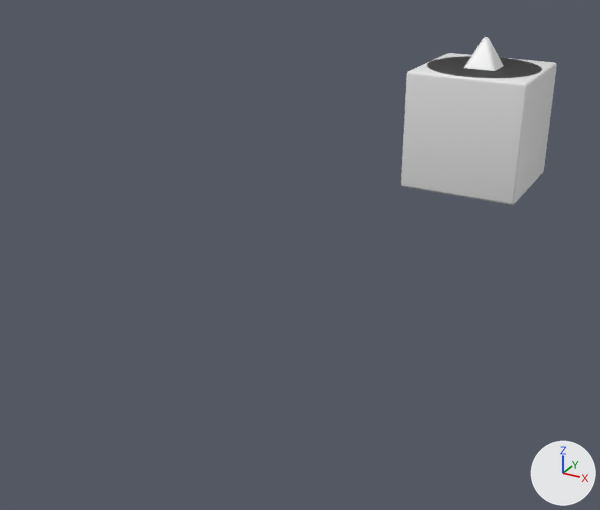
The Blender file resources/Figures.blend, before and after one commit.
One viewpoint serves both versions: a 50 mm lens placed at (2.05, -6.94, 1.86), pointed at (-0.32, -2.63, -0.29). The axes (+X, +Y, +Z) are drawn at lower right. The lights are the same throughout.

The older version as bpy lines, for what is in view:
```python
me_cube = bpy.data.meshes.new('Cube')
me_cube.from_pydata(...)  # 96 vertices, 98 faces; spans x -1.0..1.0, y -1.0..1.0, z -1.0..1.0
me_cube.polygons.foreach_set('use_smooth', [True] * 98)
me_cylinder = bpy.data.meshes.new('Cylinder')
me_cylinder.from_pydata(...)  # 256 vertices, 226 faces; spans x -1.0..1.0, y -1.0..1.0, z -1.0..1.0
me_cylinder.polygons.foreach_set('use_smooth', [True] * 226)
me_pyramid = bpy.data.meshes.new('Pyramid')
me_pyramid.from_pydata(...)  # 64 vertices, 66 faces; spans x -0.98..0.98, y -0.98..0.98, z -0.49..1.43
me_pyramid.polygons.foreach_set('use_smooth', [True] * 66)
me_pyramid.materials.append(mat_material)  # white #e7e7e7
ob_cube = bpy.data.objects.new('Cube', me_cube)
ob_cube.location = (0.0, 0.0, 0.0)
ob_cube.scale = (0.5, 0.5, 0.5)
ob_cylinder = bpy.data.objects.new('Cylinder', me_cylinder)
ob_cylinder.location = (0.0, 0.0, 0.0)
ob_cylinder.scale = (0.5, 0.5, 0.5)
ob_pyramid = bpy.data.objects.new('Pyramid', me_pyramid)
ob_pyramid.location = (0.0, 0.0, 0.0)
ob_pyramid.scale = (0.509, 0.509, 0.521)
```
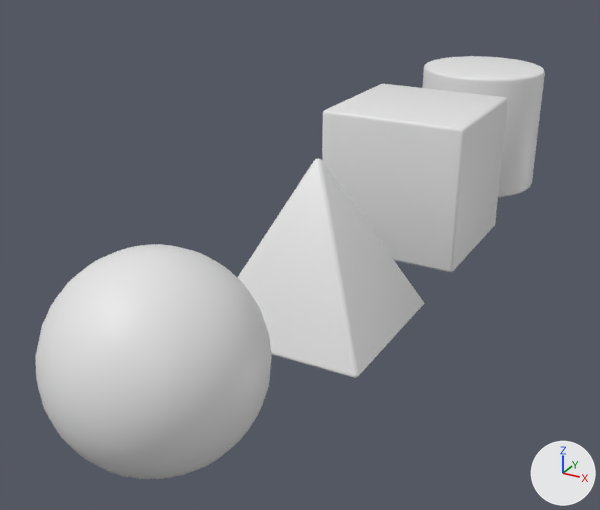
The newer file is also turned or shifted as a whole; pictures and numbers use the older file's frame.

Where the change shows, as pixel boxes [x1, y1, x2, y2] in the pictures (600 x 510 px):
'Sphere', added: after [36, 244, 272, 479]
'Cube', mesh moved: before [401, 53, 557, 205]; after [322, 84, 508, 272]
'Pyramid', mesh moved: before [402, 37, 504, 159]; after [238, 158, 424, 378]
'Cylinder', unchanged, uncovered by the edit: before [427, 56, 542, 78]; after [423, 56, 545, 197]

The change, as a diff of the scene's bpy script:
```diff
--- a/resources/Figures.blend.py
+++ b/resources/Figures.blend.py
@@ me_cube @@
 me_cube.from_pydata(...)  # 96 vertices, 98 faces; spans x -1.0..1.0, y -1.0..1.0, z -1.0..1.0
 # used by ob_cube; location = (0.0, 0.0, 0.0); scale = (0.5, 0.5, 0.5)
+# me_cube part 1: the whole mesh is moved by (0.0, -3.0, 0.0)
@@ me_pyramid @@
 me_pyramid.from_pydata(...)  # 64 vertices, 66 faces; spans x -0.98..0.98, y -0.98..0.98, z -0.49..1.43
 # used by ob_pyramid; location = (0.0, 0.0, 0.0); scale = (0.509, 0.509, 0.521)
+# me_pyramid part 2: the whole mesh is moved by (0.0, -5.9, -0.47)
 me_pyramid.materials.append(mat_material)
@@ me_sphere @@
+me_sphere.from_pydata(...)  # a UV sphere (32 segments, 16 rings, poles along z) spanning x -0.5..0.5, y -0.5..0.5, z -0.5..0.5
+me_sphere.polygons.foreach_set('use_smooth', [True] * 512)
@@ ob_sphere @@
+ob_sphere = bpy.data.objects.new('Sphere', me_sphere)
+ob_sphere.location = (0.0, -4.5, 0.0)
```
